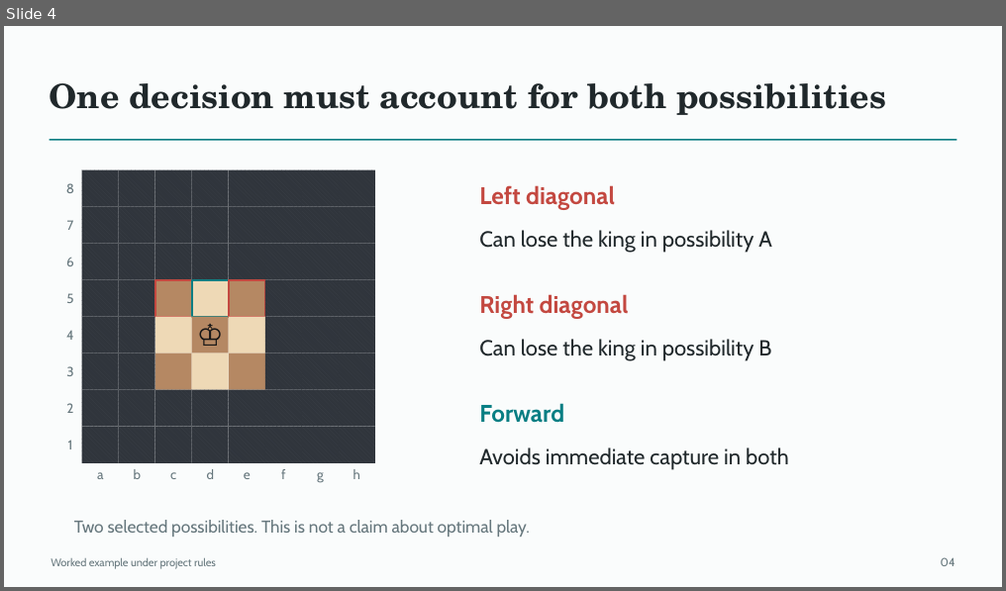
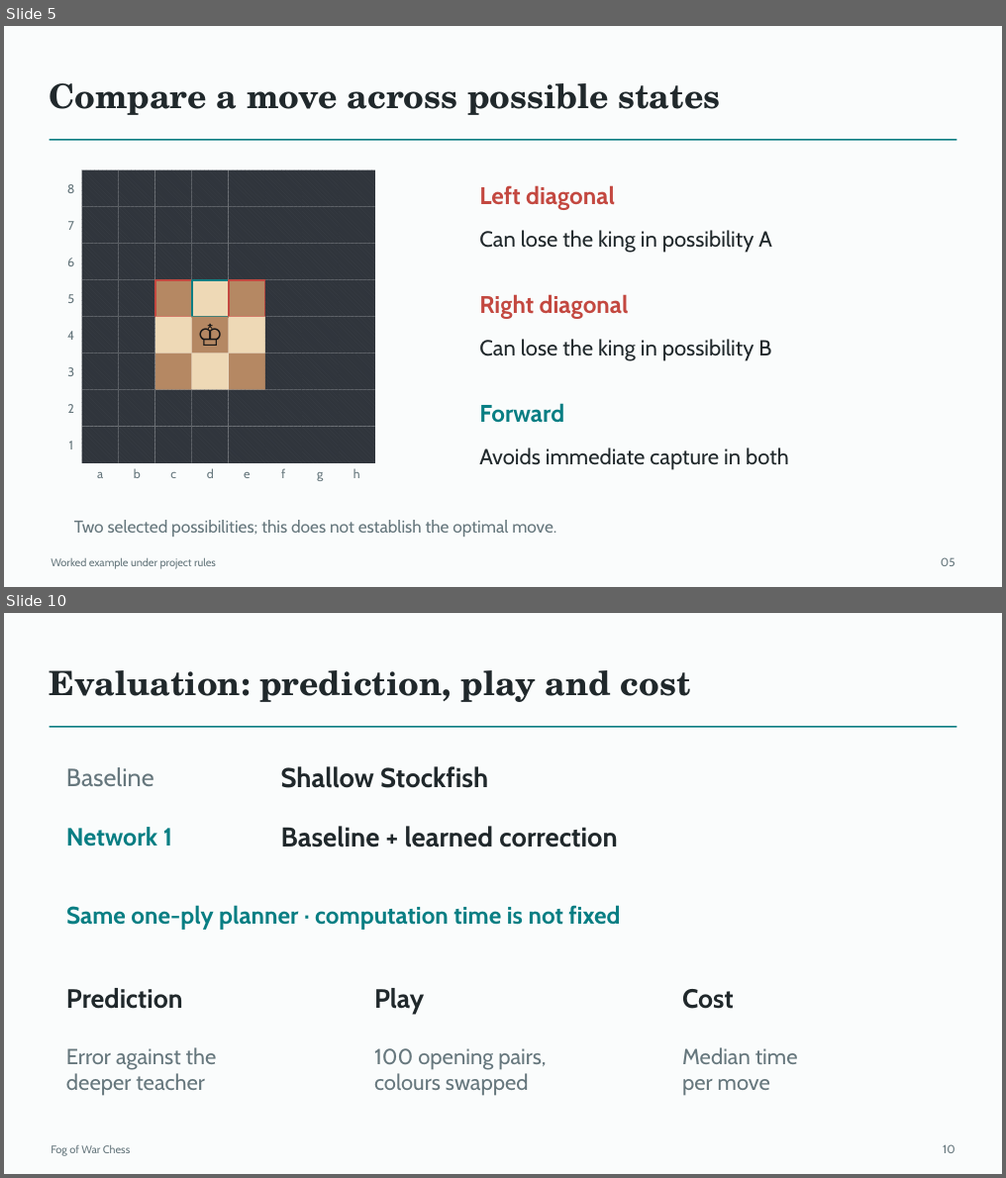
Before and after one commit to Mr-Teal/CS5446_project, a slide deck: docs/drafts/presentation-draft.pptx. Shown one above the other, each under a label of ours: slide 4 before the commit, slides 5 and 10 after it; the slides between them are not shown. The pictures are 1006x591 and 1006x1178 pixels, drawn with LibreOffice and Linux fonts; fonts in the diff are those of the drawing. Boxes give left, top, right and bottom in pixels: in the first picture for what was removed or moved away, otherwise in the second. Text is boxed around its words. In the diff, an @@ line names an element or a change of style, - is before the commit and + after.

```diff
--- a/docs/drafts/presentation-draft.pptx
+++ b/docs/drafts/presentation-draft.pptx
@@ slide 10 added at (4,613,1002,1174), background #FAFCFC @@
@@ text added at (50,670,691,702), 32.2 pt, text #20282B, bold @@
+Evaluation: prediction, play and cost
@@ rectangle added at (49,726,956,728), fill #087E83 @@
@@ text added at (66,767,154,786), 24 pt, text #66777D @@
+Baseline
@@ text added at (281,766,488,788), 26.2 pt, text #20282B, bold @@
+Shallow Stockfish
@@ text added at (66,827,172,847), 24 pt, text #087E83, bold @@
+Network 1
@@ text added at (281,826,618,848), 26.2 pt, text #20282B, bold @@
+Baseline + learned correction
@@ text added at (66,905,620,930), 23.2 pt, text #087E83, bold @@
+Same one-ply planner · computation time is not fixed
@@ text added at (66,988,183,1009), 25.5 pt, text #20282B, bold @@
+Prediction
@@ text added at (374,988,424,1015), 25.5 pt, text #20282B, bold @@
+Play
@@ text added at (682,989,734,1009), 25.5 pt, text #20282B, bold @@
+Cost
@@ text added at (66,1048,217,1096), 21 pt, text #66777D @@
+Error against the
+deeper teacher
@@ text added at (374,1049,547,1096), 21 pt, text #66777D @@
+100 opening pairs,
+colours swapped
@@ text added at (682,1048,798,1096), 21 pt, text #66777D @@
+Median time
+per move
@@ text added at (51,1146,130,1157), 10.5 pt, text #66777D @@
+Fog of War Chess
@@ text added at (943,1145,955,1154), 11.2 pt, text #66777D @@
+10
@@ what was slide 4 is now slide 5 @@
@@ slide 5 changed as well @@
@@ text at (50,83,721,115): text changed @@
-One decision must account for both possibilities
+Compare a move across possible states
@@ size 12.8 to 12 pt in 3 elements at (69,441,73,450), (317,472,323,481), (353,469,360,478) @@
@@ text at (74,520,556,537): text changed @@
-Two selected possibilities. This is not a claim about optimal play.
+Two selected possibilities; this does not establish the optimal move.
@@ text at (941,558,955,567): text changed @@
-04
+05
```
Also in this commit, not shown: 7 other slides changed, 7 other slides added, 5 slides removed, 3 other files.
